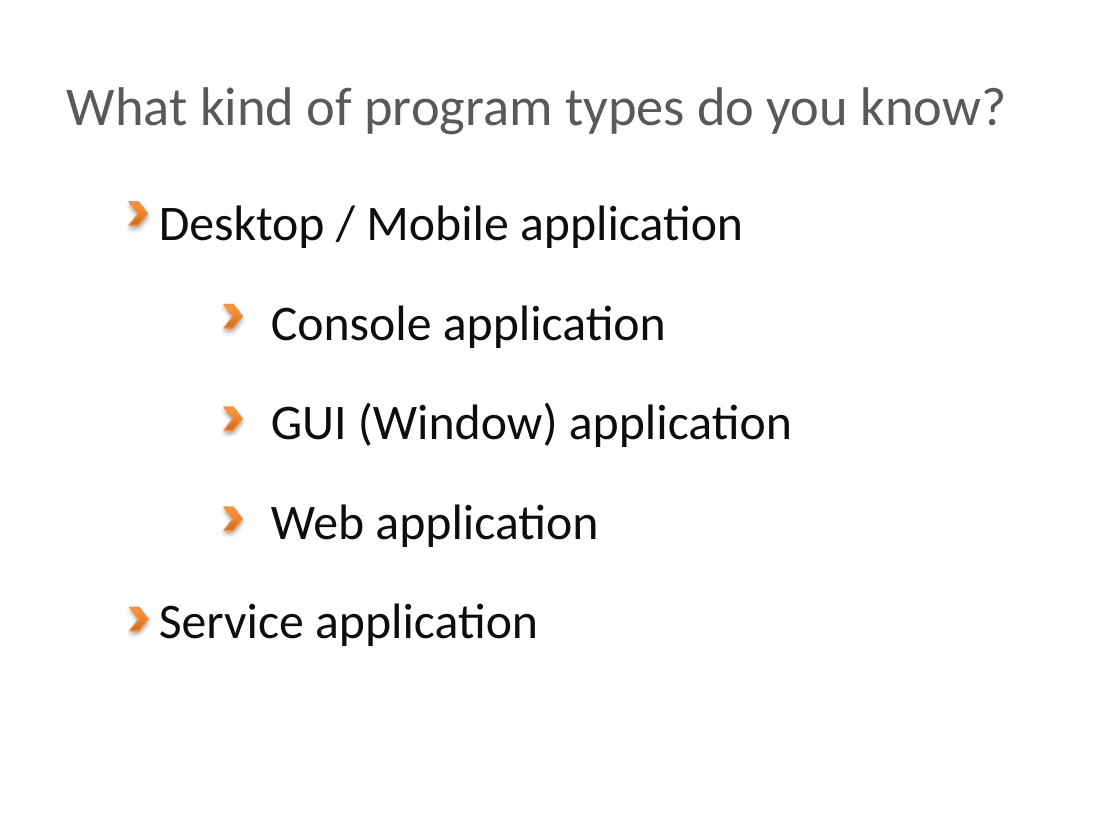
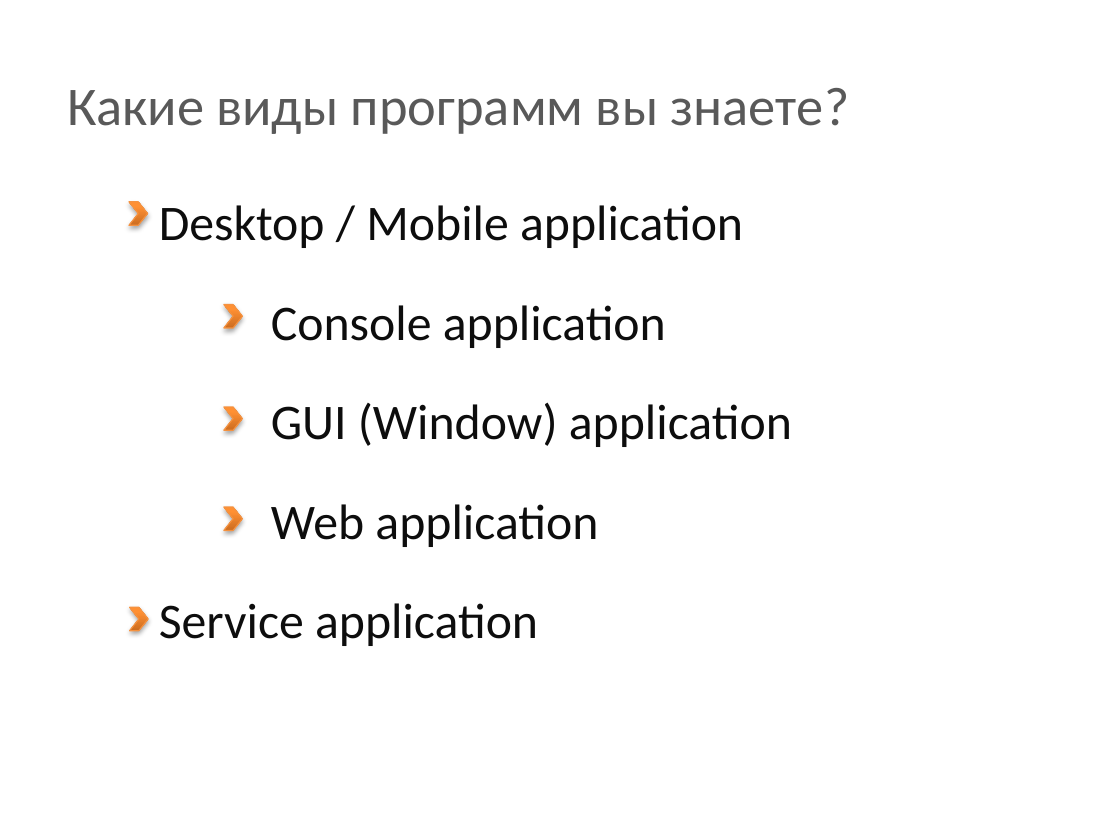
Before and after one commit to BigRacer/swtesting, a slide deck: slide 7 of 1.Introduction_part2/Introduction.pptx. Drawn at 1120x840 pixels with LibreOffice and Linux fonts; fonts in the diff are those of the drawing; background and template pictures are left out. Boxes give left, top, right and bottom in pixels: in the first picture for what was removed or moved away, otherwise in the second. Text is boxed around its words. In the diff, an @@ line names an element or a change of style, - is before the commit and + after.

```diff
--- a/1.Introduction_part2/Introduction.pptx
+++ b/1.Introduction_part2/Introduction.pptx
@@ text at box(67, 88, 850, 134): text changed @@
-What kind of program types do you know?
+Какие виды программ вы знаете?
```
Also in this commit, not shown: 8 other slides changed, 5 slides added, 5 slides removed, 2 other files.
